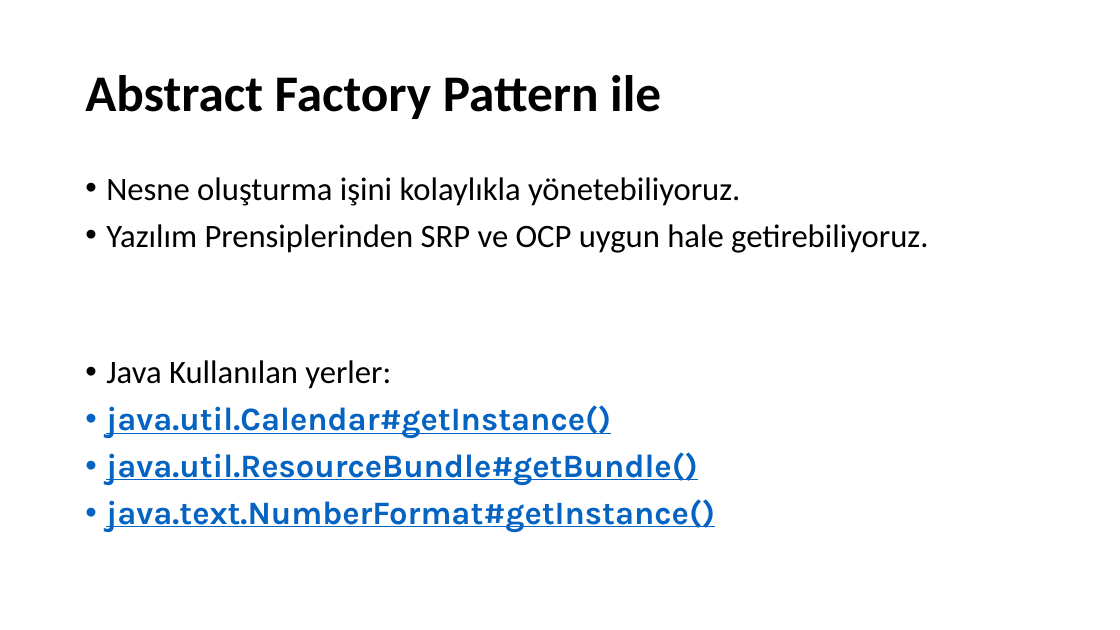
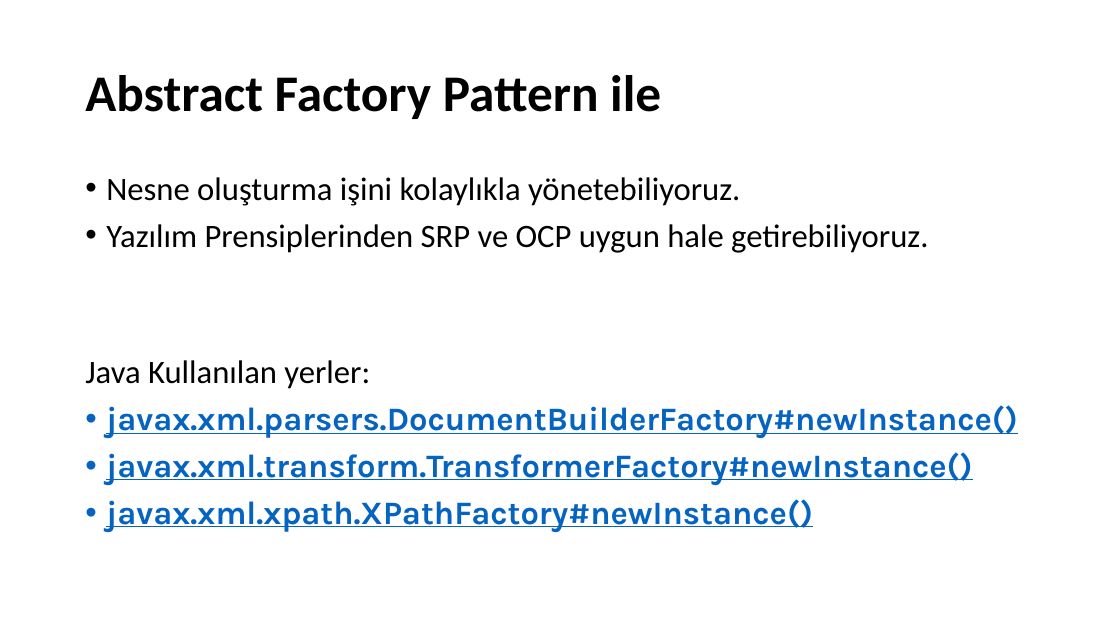
Before and after one commit to umiitkose/DesignPattern-Umiitkose, a slide deck: slide 22 of Tasarımdesenleri.pptx. Drawn at 1120x630 pixels with LibreOffice and Linux fonts; fonts in the diff are those of the drawing. Boxes give left, top, right and bottom in pixels: in the first picture for what was removed or moved away, otherwise in the second. Text is boxed around its words. In the diff, an @@ line names an element or a change of style, - is before the commit and + after.

Commit message:
add presentation

```diff
--- a/Tasarımdesenleri.pptx
+++ b/Tasarımdesenleri.pptx
@@ text at (85,360,370,389): bullet • to none @@
@@ text at (106,405,1018,533): text changed @@
-• java.util.Calendar#getInstance()
-• java.util.ResourceBundle#getBundle()
-• java.text.NumberFormat#getInstance()
+• javax.xml.parsers.DocumentBuilderFactory#newInstance()
+• javax.xml.transform.TransformerFactory#newInstance()
+• javax.xml.xpath.XPathFactory#newInstance()
```
Also in this commit, not shown: 5 other slides changed, 28 slides added, 2 slides removed.
